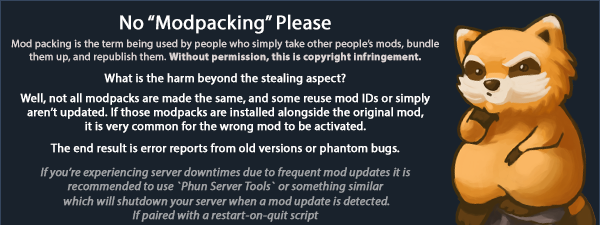
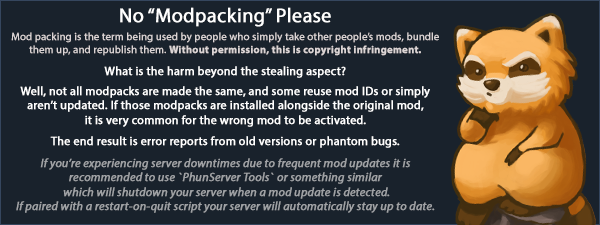
Layers edited between the first and the second 600px x 225px image:
painted on "No “Modpacking” Please Mod packing is the term being used by pe" over [11, 7, 439, 222]
painted on "Layer 2" over [1, 224, 599, 225]
